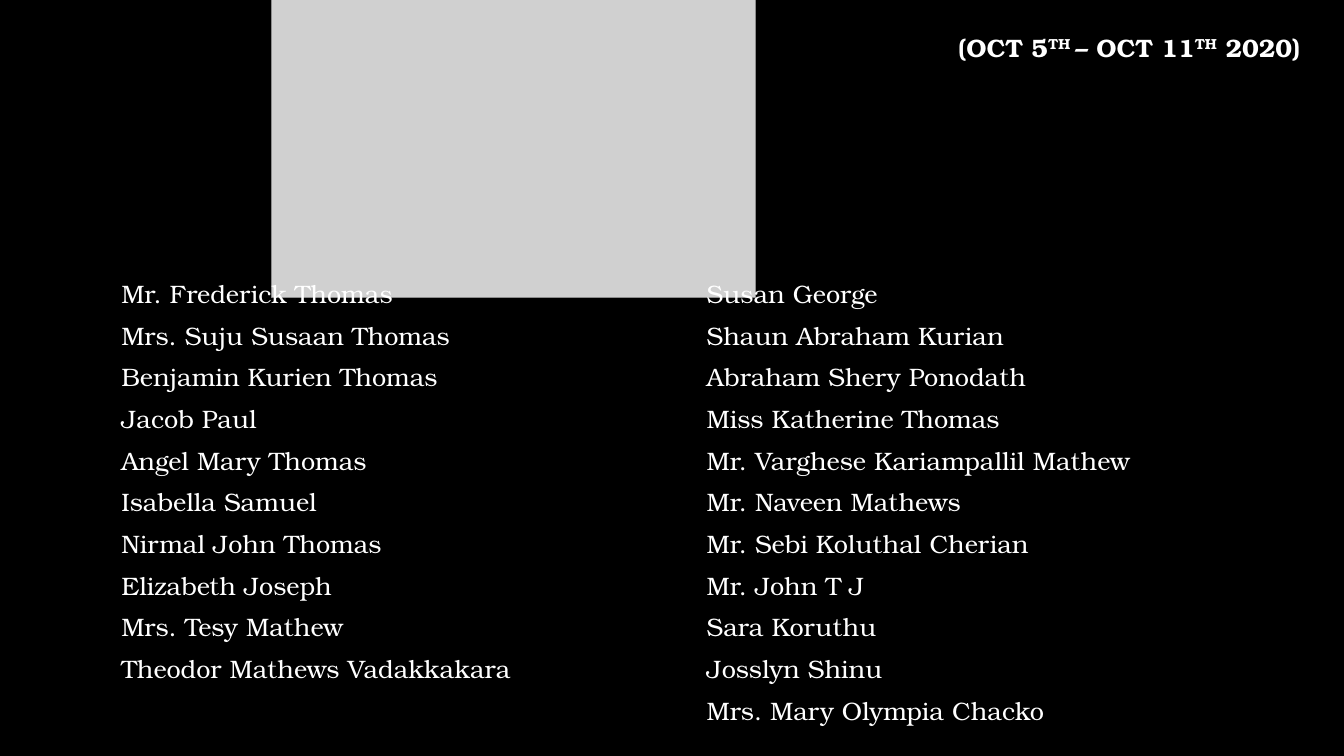
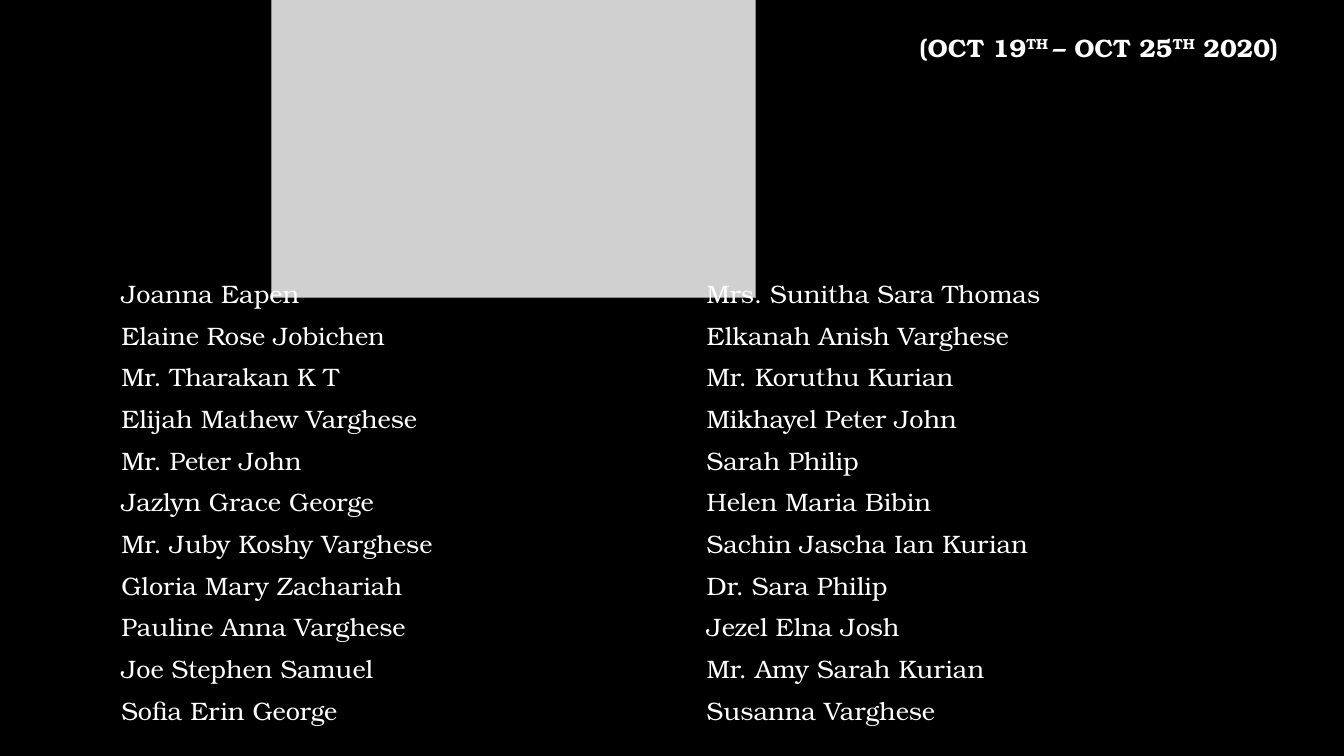
Before and after one commit to stoscsg/openlp-data, a slide deck: slide 1 of stosc_services/PPT/Birthday & Anniversaries.pptx. Drawn at 1344x756 pixels with LibreOffice and Linux fonts; fonts in the diff are those of the drawing; grey boxes stand for pictures; background and template pictures are left out. Boxes give left, top, right and bottom in pixels: in the first picture for what was removed or moved away, otherwise in the second. Text is boxed around its words. In the diff, an @@ line names an element or a change of style, - is before the commit and + after.

```diff
--- a/stosc_services/PPT/Birthday & Anniversaries.pptx
+++ b/stosc_services/PPT/Birthday & Anniversaries.pptx
@@ text at (920, 38, 1278, 61): text changed @@
-(OCT 5TH – OCT 11TH 2020)
+(OCT 19TH – OCT 25TH 2020)
@@ text at (121, 279, 432, 726): text changed @@
-Mr. Frederick Thomas
-Mrs. Suju Susaan Thomas
-Benjamin Kurien Thomas
-Jacob Paul
-Angel Mary Thomas
-Isabella Samuel
-Nirmal John Thomas
-Elizabeth Joseph
-Mrs. Tesy Mathew
-Theodor Mathews Vadakkakara
+Joanna Eapen
+Elaine Rose Jobichen
+Mr. Tharakan K T
+Elijah Mathew Varghese
+Mr. Peter John
+Jazlyn Grace George
+Mr. Juby Koshy Varghese
+Gloria Mary Zachariah
+Pauline Anna Varghese
+Joe Stephen Samuel
+Sofia Erin George
@@ text at (707, 279, 1040, 726): text changed @@
-Susan George
-Shaun Abraham Kurian
-Abraham Shery Ponodath
-Miss Katherine Thomas
-Mr. Varghese Kariampallil Mathew
-Mr. Naveen Mathews
-Mr. Sebi Koluthal Cherian
-Mr. John T J
-Sara Koruthu
-Josslyn Shinu
-Mrs. Mary Olympia Chacko
+Mrs. Sunitha Sara Thomas
+Elkanah Anish Varghese
+Mr. Koruthu Kurian
+Mikhayel Peter John
+Sarah Philip
+Helen Maria Bibin
+Sachin Jascha Ian Kurian
+Dr. Sara Philip
+Jezel Elna Josh
+Mr. Amy Sarah Kurian
+Susanna Varghese
```
Also in this commit, not shown: 1 other slide changed, 4 other files.
